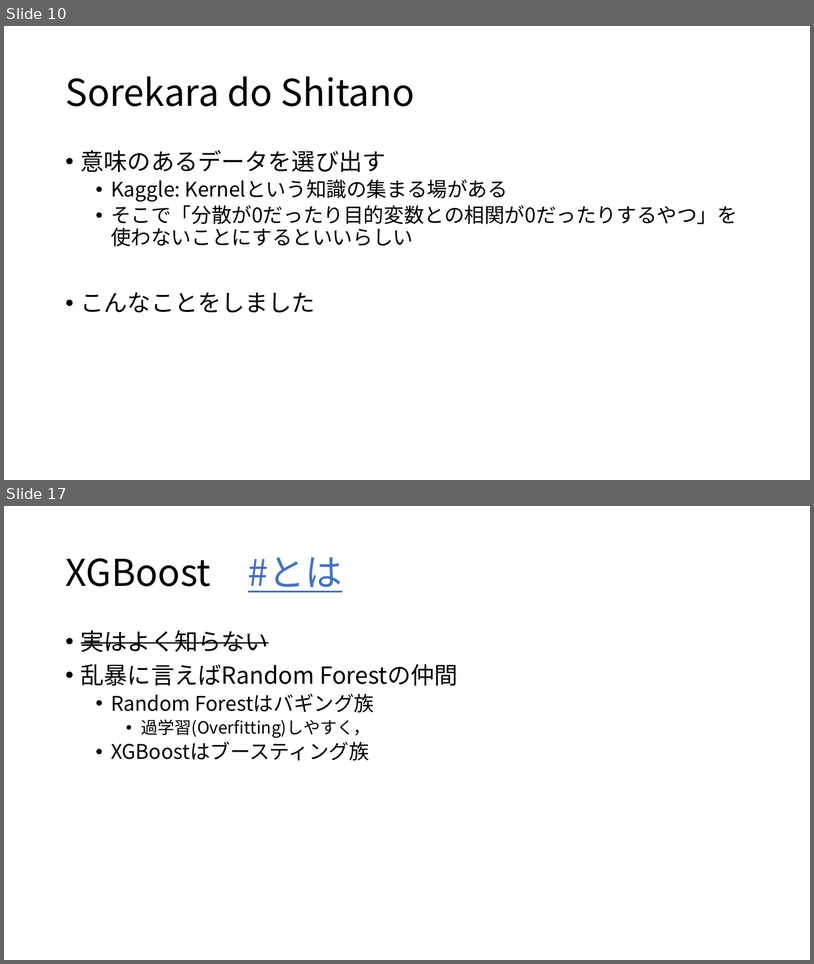
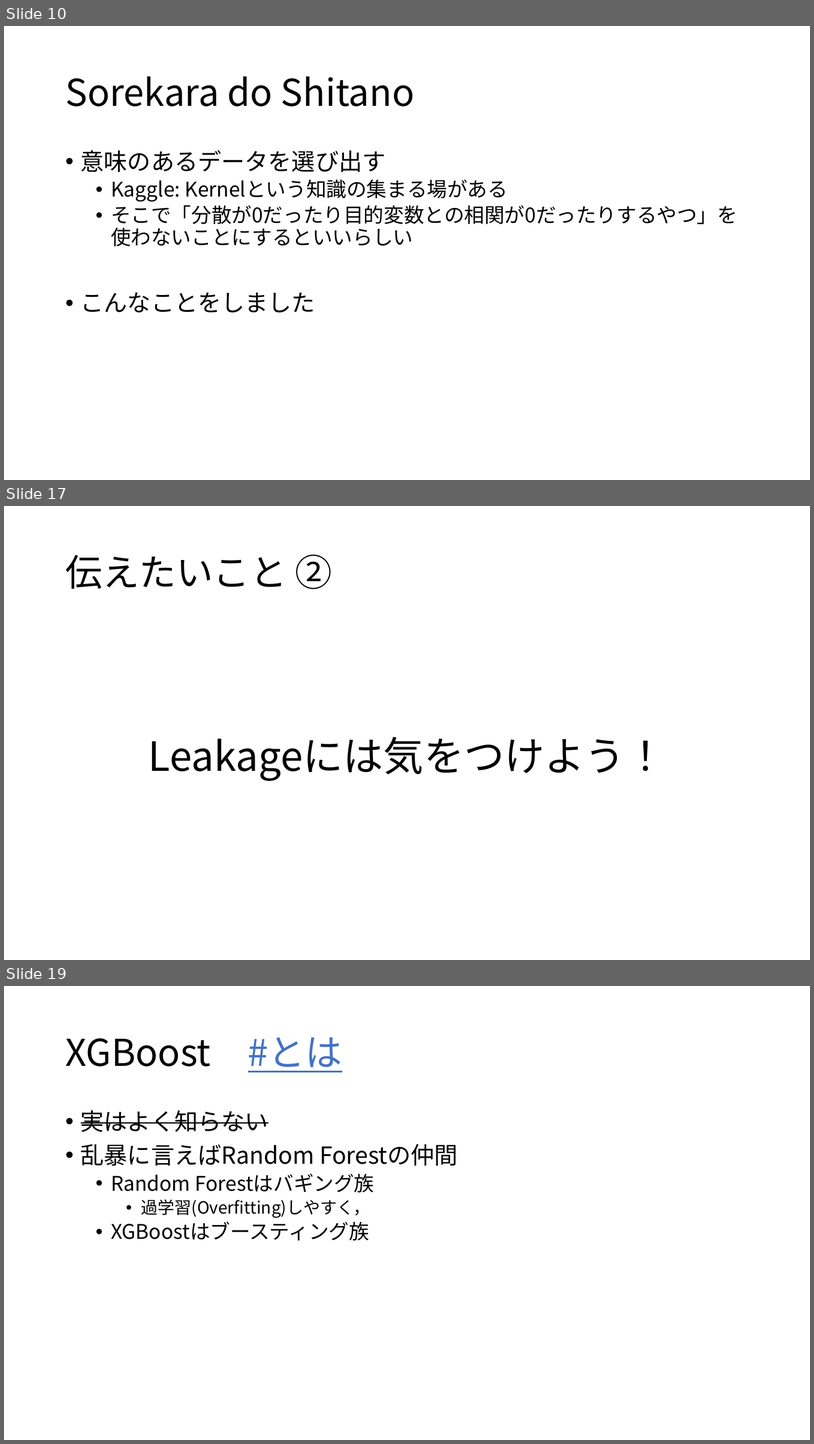
Before and after one commit to 8-u8/Kaggle, a slide deck: Santander/output/caretパッケージを使ったXGBoostのformula型.pptx. Shown one above the other, each under a label of ours: slides 10 and 17 before the commit, slides 10, 17 and 19 after it; the slides between them are not shown. The pictures are 814x964 and 814x1444 pixels, drawn with LibreOffice and Linux fonts; fonts in the diff are those of the drawing. Boxes give left, top, right and bottom in pixels: in the first picture for what was removed or moved away, otherwise in the second. Text is boxed around its words. In the diff, an @@ line names an element or a change of style, - is before the commit and + after.

```diff
--- a/Santander/output/caretパッケージを使ったXGBoostのformula型.pptx
+++ b/Santander/output/caretパッケージを使ったXGBoostのformula型.pptx
@@ slide 17 added at <box>4,506,810,960</box>, background #FFFFFF @@
@@ title added at <box>65,555,333,589</box>, 44 pt, text #000000 @@
+伝えたいこと ②
@@ text added at <box>149,736,666,780</box>, 48 pt, text #000000 @@
+Leakageには気をつけよう！
@@ what was slide 17 is now slide 19 @@
```
Also in this commit, not shown: 8 slides changed, 7 other slides added, 1 slide removed, 3 other files.
